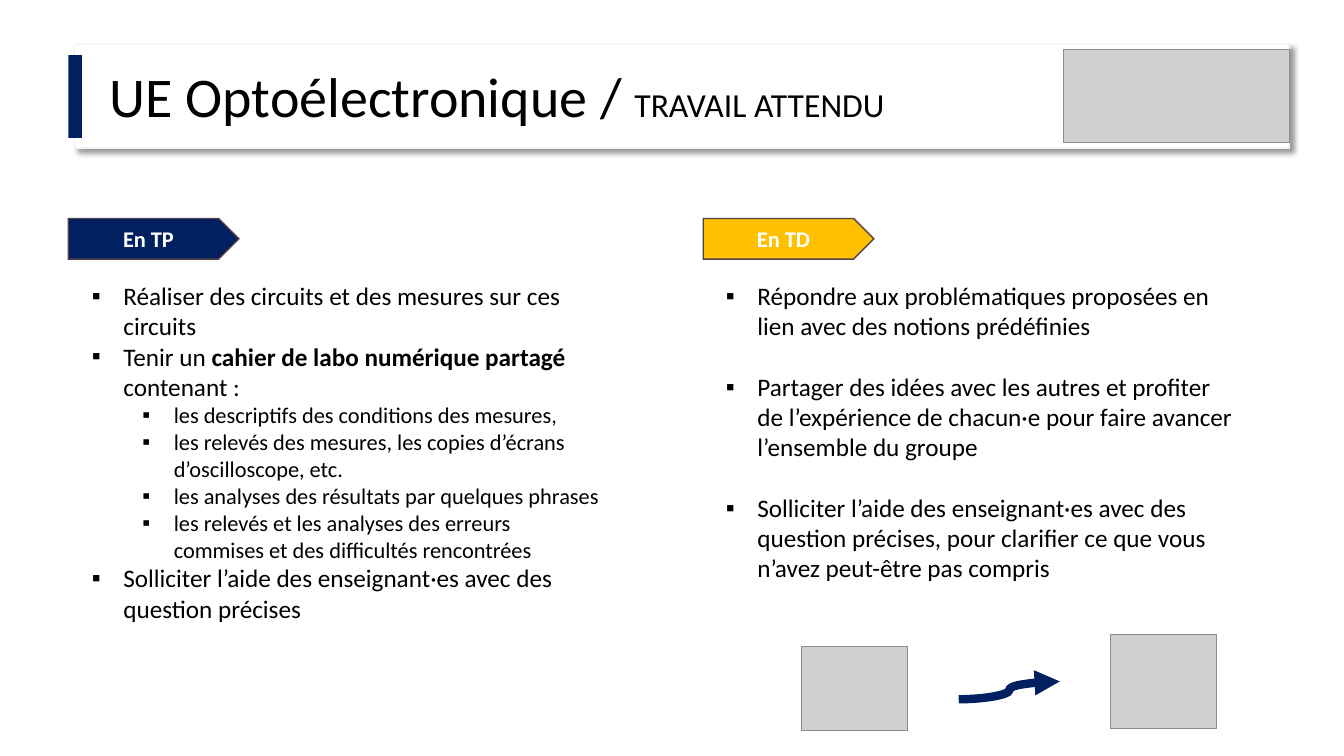
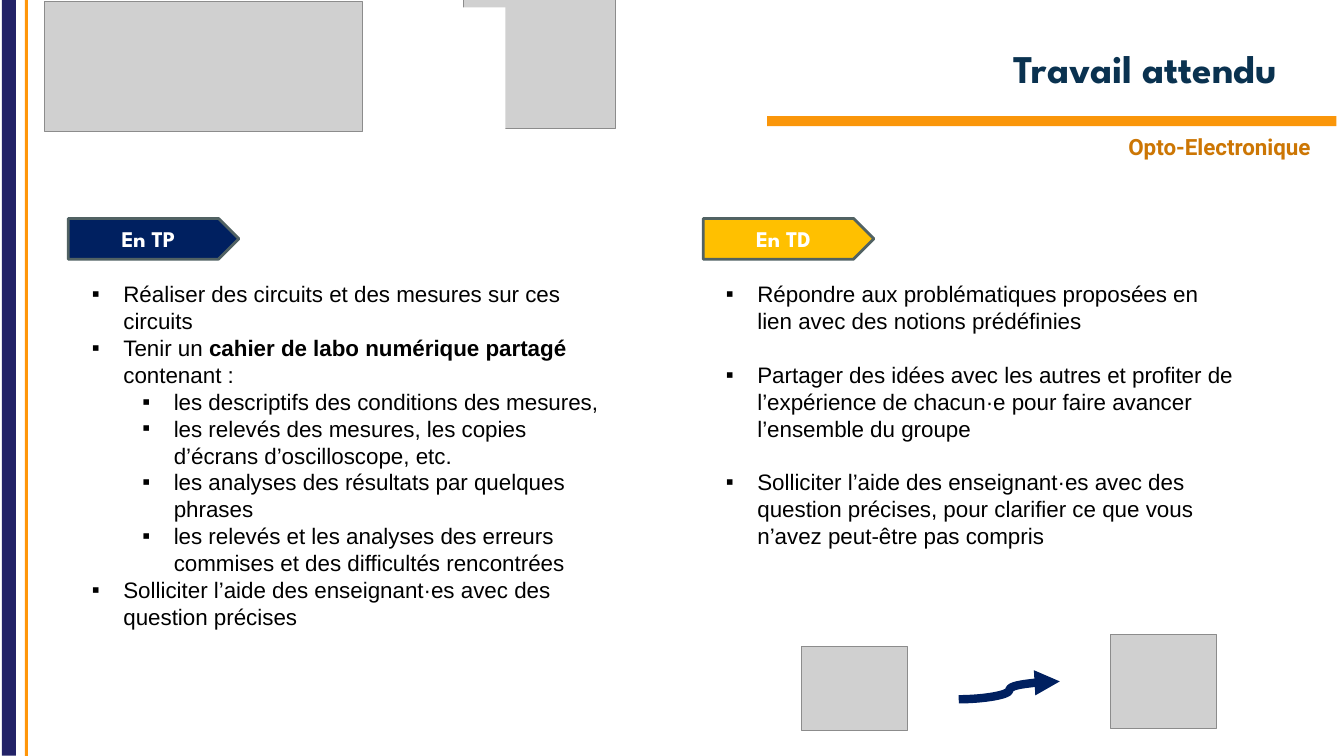
Before and after one commit to IOGS-Digital-Methods/semester-5, a slide deck: slide 12 of OptoElectronique/Cours/S5_Optoelectronique_2026_lite.pptx. Drawn at 1344x756 pixels with LibreOffice and Linux fonts; fonts in the diff are those of the drawing; grey boxes stand for pictures; background and template pictures are left out. Boxes give left, top, right and bottom in pixels: in the first picture for what was removed or moved away, otherwise in the second. Text is boxed around its words. In the diff, an @@ line names an element or a change of style, - is before the commit and + after.

Commit message:
Update OPTO / Intro 2026 and lite for labworks

```diff
--- a/OptoElectronique/Cours/S5_Optoelectronique_2026_lite.pptx
+++ b/OptoElectronique/Cours/S5_Optoelectronique_2026_lite.pptx
@@ line added from (9, 756) to (9, 0), #222267 10 pt @@
@@ line added from (26, 756) to (26, 0), #FF960A 2.25 pt @@
@@ rectangle added at (37,7,506,147), fill #FFFFFF @@
@@ picture added at (45,2,363,132) @@
@@ picture added at (464,0,616,129) @@
@@ rectangle removed at (69,55,83,138) @@
@@ rectangle removed at (75,44,1290,148) @@
@@ title added at (1013,56,1277,84), 28 pt, text #0A3250, bold @@
+Travail attendu
@@ picture removed at (1064,50,1290,143) @@
@@ text removed at (110,78,884,126) @@
-UE Optoélectronique / TRAVAIL ATTENDU
@@ rectangle added at (767,116,1337,126), fill #FA960A @@
@@ text added at (1128,138,1310,160), 16 pt, text #CC7604, bold @@
+Opto-Electronique
@@ pentagon arrow "En TP" at (69,219,239,259): font Calibri to League Spartan; outline #574249 1 pt to #526263 2 pt @@
@@ pentagon arrow "En TD" at (704,219,874,259): font Calibri to League Spartan; outline #574249 1 pt to #526263 2 pt @@
@@ text "Réaliser des circuits et des ..." at (123,285,598,630): size 18 to 16 pt in "Réaliser des circuits et des mesures sur ...", "Tenir un cahier de labo numérique partagé ...", "Solliciter l’aide des enseignant·es avec des question ..."; font Calibri to Arial @@
@@ text "Répondre aux problématiques proposées en ..." at (757,285,1233,549): size 18 to 16 pt, font Calibri to Arial @@
```
Also in this commit, not shown: 8 other slides changed, 3 slides added, 3 slides removed, 1 other file.
